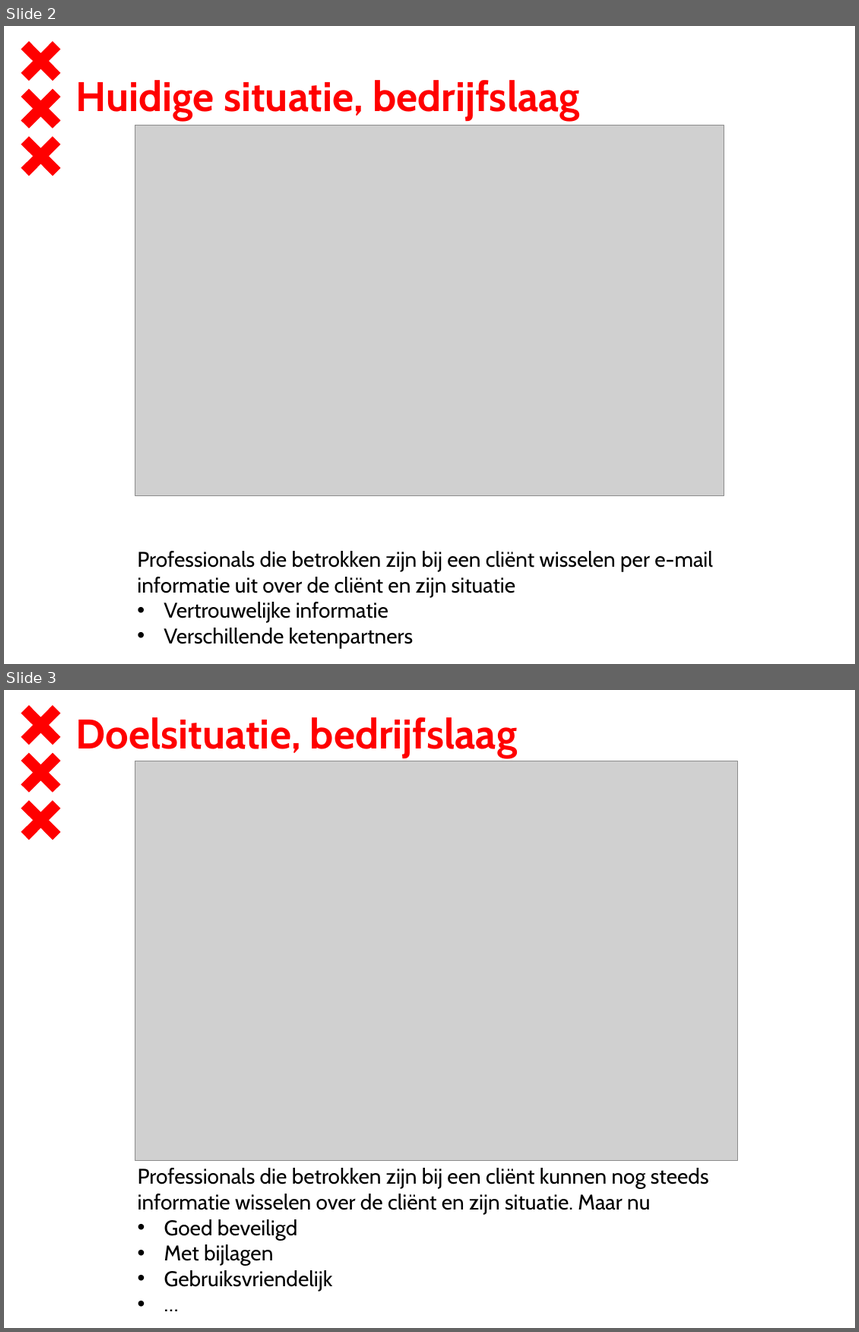
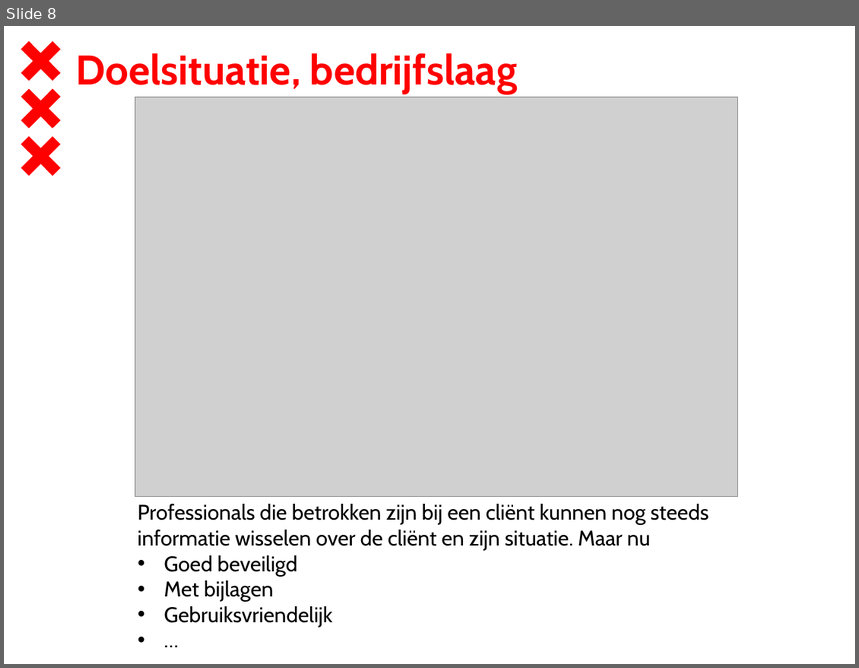
Before and after one commit to dt020/GGD, a slide deck: Architectuurcontext - Sarphati.pptx. Shown one above the other, each under a label of ours: slides 2 and 3 before the commit, slide 8 after it. The pictures are 859x1332 and 859x668 pixels, drawn with LibreOffice and Linux fonts; fonts in the diff are those of the drawing; grey boxes stand for pictures; background and template pictures are left out. Boxes give left, top, right and bottom in pixels: in the first picture for what was removed or moved away, otherwise in the second. Text is boxed around its words. In the diff, an @@ line names an element or a change of style, - is before the commit and + after.

```diff
--- a/Architectuurcontext - Sarphati.pptx
+++ b/Architectuurcontext - Sarphati.pptx
@@ slide 2 removed at box(4, 26, 855, 664), background #FFFFFF; not listed: 3 template elements that a slide beside it also shows @@
@@ text removed at box(76, 80, 579, 120) @@
-Huidige situatie, bedrijfslaag
@@ picture removed at box(135, 125, 724, 496) @@
@@ text removed at box(137, 551, 713, 648) @@
-Professionals die betrokken zijn bij een cliënt wisselen per e-mail
-informatie uit over de cliënt en zijn situatie
-• Vertrouwelijke informatie
-• Verschillende ketenpartners
@@ what was slide 3 is now slide 8 @@
```
Also in this commit, not shown: 2 slides changed, 6 slides added, 1 other slide removed, 2 other files.
